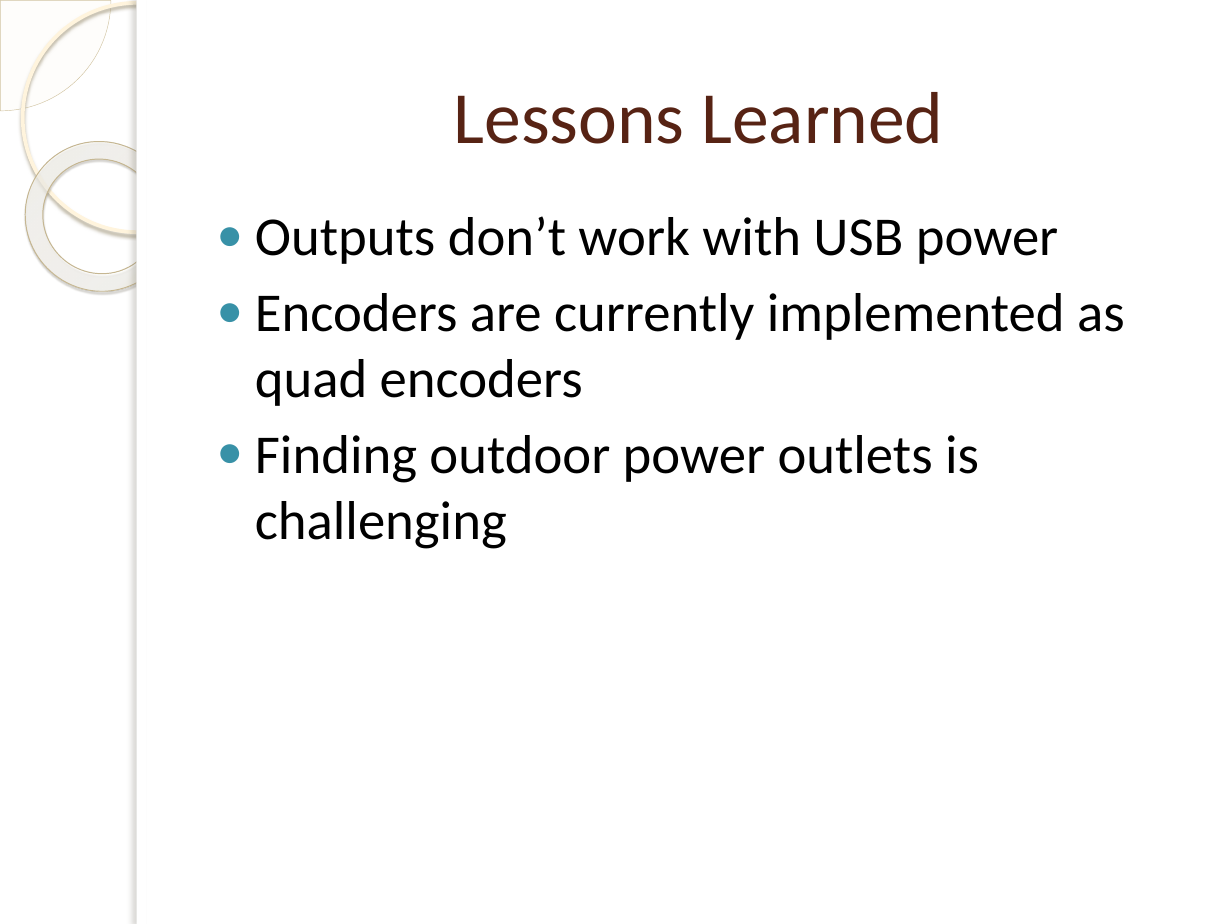
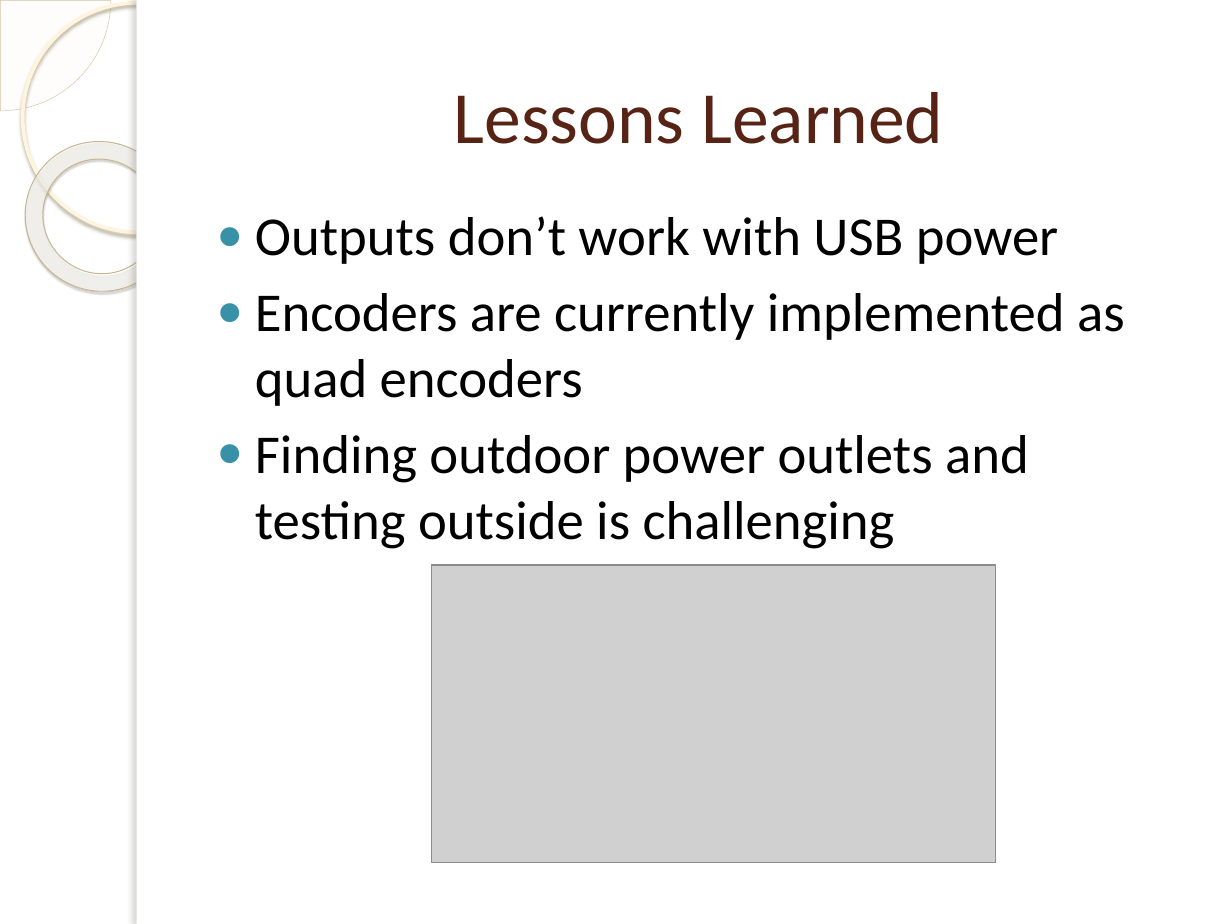
Before and after one commit to Str8AWay/EmbeddedSystems, a slide deck: slide 7 of Deliverables/Iteration 2/Presentation/Iteration2.pptx. Drawn at 1232x924 pixels with LibreOffice and Linux fonts; fonts in the diff are those of the drawing; grey boxes stand for pictures; background and template pictures are left out. Boxes give left, top, right and bottom in pixels: in the first picture for what was removed or moved away, otherwise in the second. Text is boxed around its words. In the diff, an @@ line names an element or a change of style, - is before the commit and + after.

```diff
--- a/Deliverables/Iteration 2/Presentation/Iteration2.pptx
+++ b/Deliverables/Iteration 2/Presentation/Iteration2.pptx
@@ text at bbox=[255, 435, 1029, 549]: text changed @@
-● Finding outdoor power outlets is challenging
+● Finding outdoor power outlets and testing outside is challenging
@@ picture added at bbox=[431, 565, 995, 862] @@
```
Also in this commit, not shown: 4 other slides changed, 15 other files.
